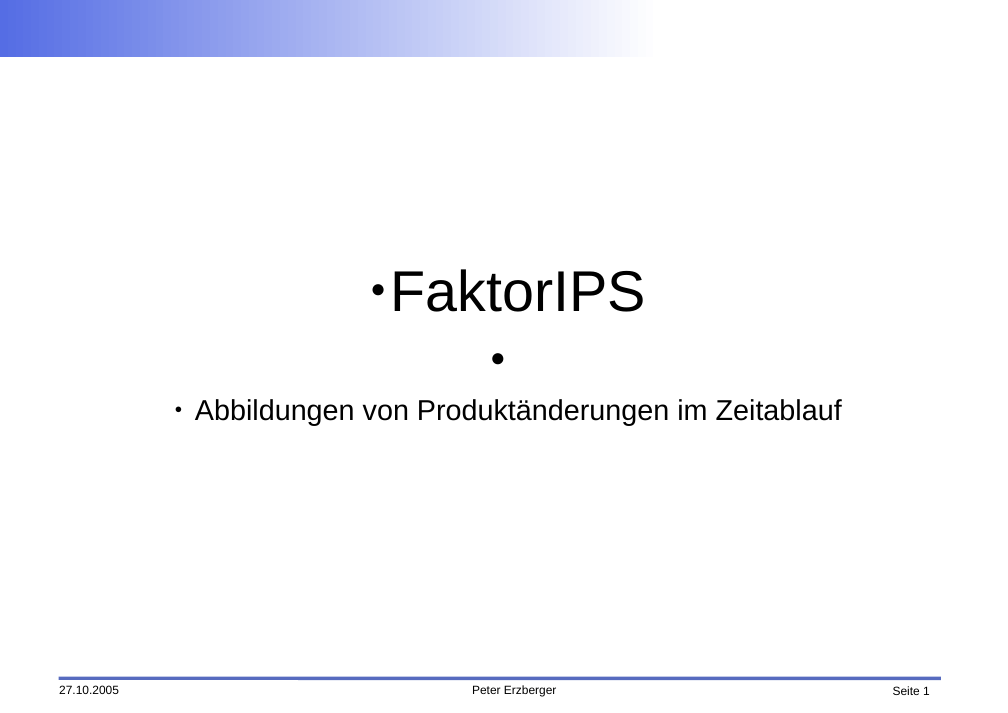
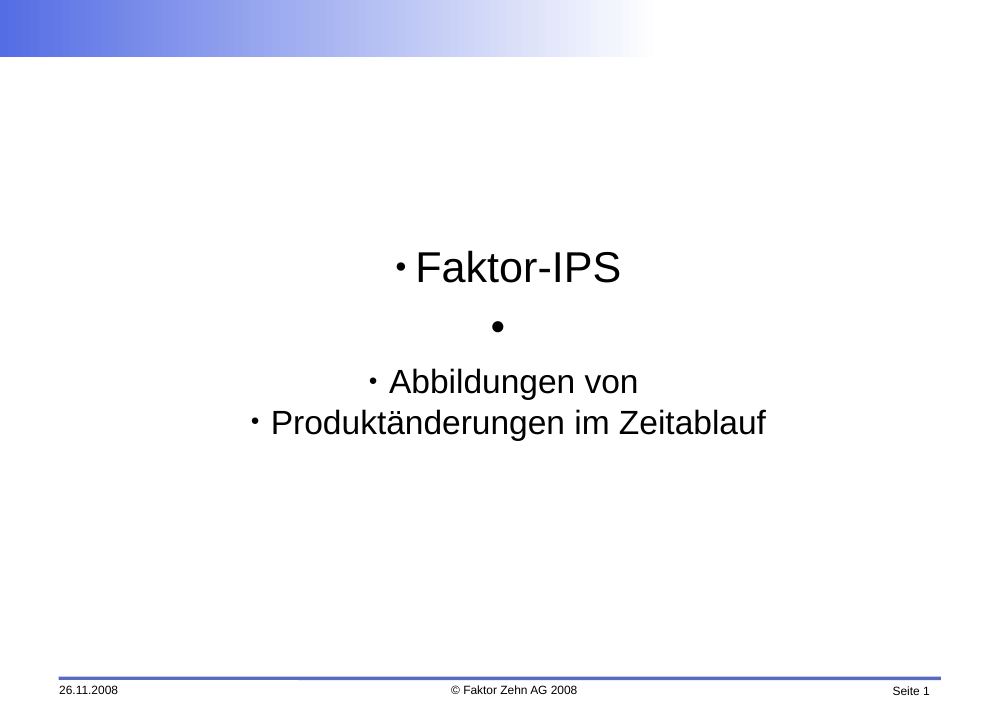
Before and after one commit to faktorips/faktorips.base, a slide deck: slide 1 of org.faktorips.doc/presentations/FaktorIPS-Produktaenderungen im Zeitablauf nach VAA.odp. Drawn at 1008x713 pixels with LibreOffice and Linux fonts; fonts in the diff are those of the drawing; background and template pictures are left out. Boxes give left, top, right and bottom in pixels: in the first picture for what was removed or moved away, otherwise in the second. Text is boxed around its words. In the diff, an @@ line names an element or a change of style, - is before the commit and + after.

```diff
--- a/org.faktorips.doc/presentations/FaktorIPS-Produktaenderungen im Zeitablauf nach VAA.odp
+++ b/org.faktorips.doc/presentations/FaktorIPS-Produktaenderungen im Zeitablauf nach VAA.odp
@@ subtitle at <box>271,250,766,440</box>: text changed; size 24 to 28 pt @@
-  ● FaktorIPS
-  ● Abbildungen von Produktänderungen im Zeitablauf
+  ● Faktor-IPS
+  ● Abbildungen von
+  ● Produktänderungen im Zeitablauf
@@ text at <box>59,685,118,694</box>: text changed @@
-27.10.2005
+26.11.2008
@@ text at <box>463,685,578,694</box>: text changed @@
-Peter Erzberger
+© Faktor Zehn AG 2008
```
Also in this commit, not shown: 7 other slides changed, 36 other files.
